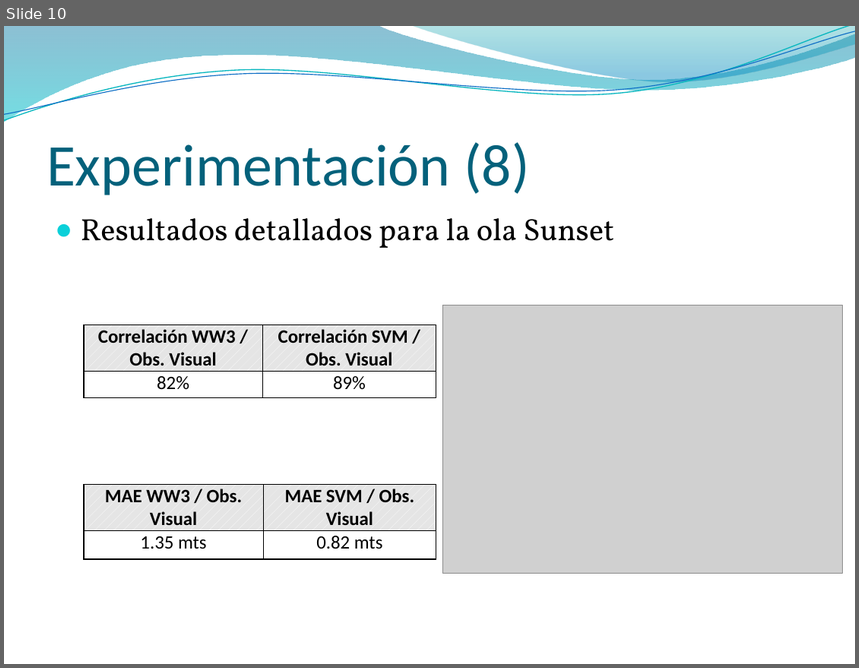
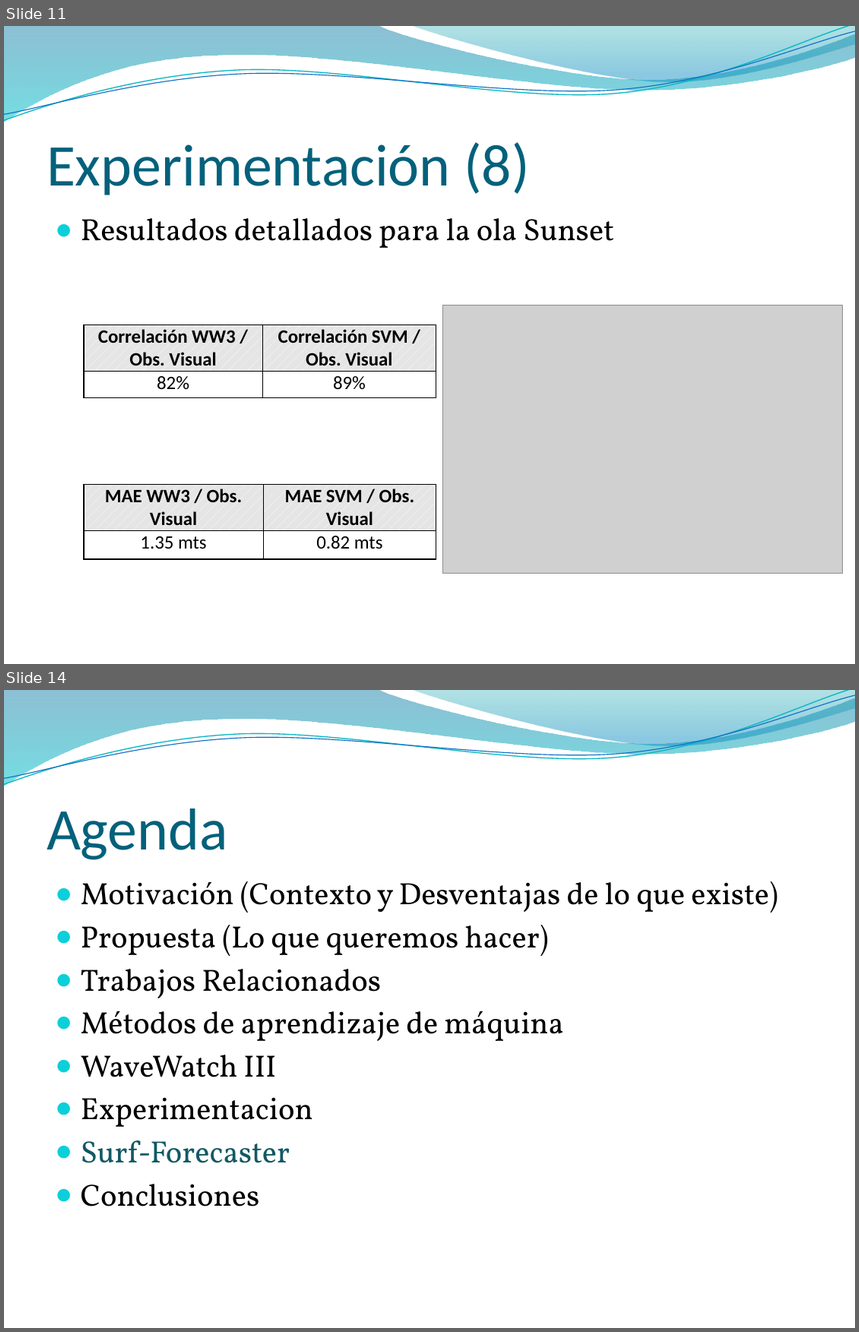
Before and after one commit to jaffadog/neuralito, a slide deck: neuralito/ArfGen/docs/Entregas/Informe Final/presentacion/maxi.pptx. Shown one above the other, each under a label of ours: slide 10 before the commit, slides 11 and 14 after it; the slides between them are not shown. The pictures are 859x668 and 859x1332 pixels, drawn with LibreOffice and Linux fonts; fonts in the diff are those of the drawing; grey boxes stand for pictures; background and template pictures are left out. Boxes give left, top, right and bottom in pixels: in the first picture for what was removed or moved away, otherwise in the second. Text is boxed around its words. In the diff, an @@ line names an element or a change of style, - is before the commit and + after.

```diff
--- a/neuralito/ArfGen/docs/Entregas/Informe Final/presentacion/maxi.pptx
+++ b/neuralito/ArfGen/docs/Entregas/Informe Final/presentacion/maxi.pptx
@@ slide 14 added at box(4, 690, 855, 1328), background picture (left out); not listed: 4 template elements that a slide beside it also shows @@
@@ title added at box(47, 809, 228, 860), 50 pt, text #04617B @@
+Agenda
@@ text added at box(81, 882, 778, 1207), 26 pt, text #000000 @@
+● Motivación (Contexto y Desventajas de lo que existe)
+● Propuesta (Lo que queremos hacer)
+● Trabajos Relacionados
+● Métodos de aprendizaje de máquina
+● WaveWatch III
+● Experimentacion
+● Surf-Forecaster
+● Conclusiones
@@ what was slide 10 is now slide 11 @@
```
Also in this commit, not shown: 1 slide changed, 13 other slides added.
